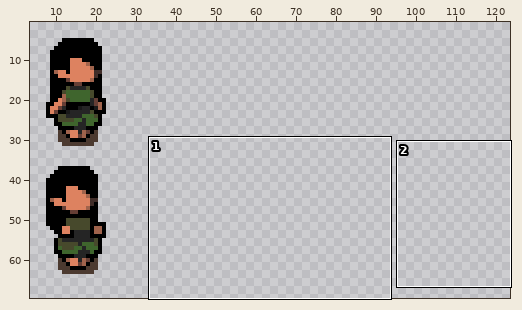
Sprite sheet -- Assets/Sprites/NPC_Girl.png. Above: a wide view before the commit, with the close-up outlined.
Close-up. Old version:
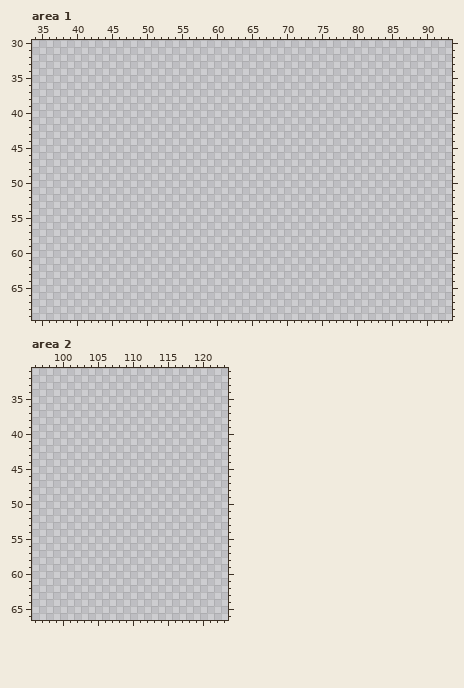
The file is 128x128 pixels. Shown: area 1: x 34..93, y 30..69; area 2: x 96..123, y 31..66. The wide view leaves out empty margins.
Palette (. is transparent): 
After the commit:
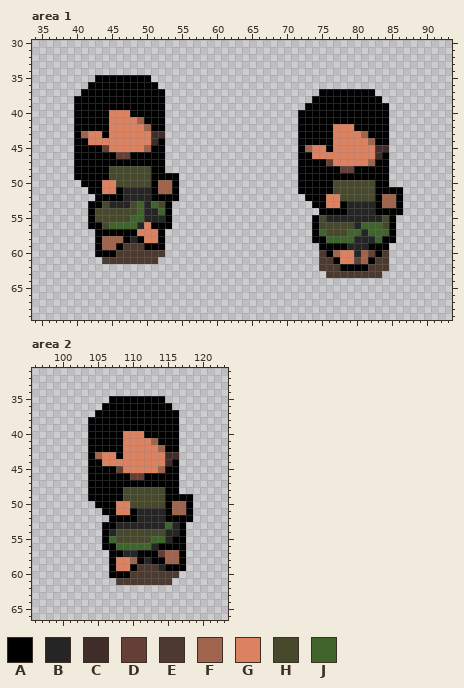
Colours new in this view: A #000000  B #252525  C #402d29  D #653e35  E #4c3a30  F #a0634c  G #dd8260  H #47492c  J #3f652d
Diff:
Changed rows in their new state; - is an unchanged pixel.
Area 1:
first column x 40:
35 ---AAAAAAAA------------------------------------
36 --AAAAAAAAAA-----------------------------------
37 -AAAAAAAAAAAA----------------------AAAAAAAA----
38 AAAAAAAAAAAAA---------------------AAAAAAAAAA---
39 AAAAAAAAAAAAA--------------------AAAAAAAAAAAA--
40 AAAAAGGGAAAAA-------------------AAAAAAAAAAAAA--
41 AAAAAGGGGFAAA-------------------AAAAAAAAAAAAA--
42 AAAAAGGGGGFAA-------------------AAAAAGGGAAAAA--
43 AFGGAGGGGGGCC-------------------AAAAAGGGGFAAA--
44 AAGGGGGGGGGCA-------------------AAAAAGGGGGFAA--
45 AAAADGGGGGFAA-------------------AFGGAGGGGGGCC--
46 AAAAAADDAAAAA-------------------AAGGGGGGGGGCA--
47 AAAAAAAAAAAAA-------------------AAAADGGGGGFAA--
48 AAAAAHHHHHHAA-------------------AAAAAADDAAAAA--
49 AAAAAHHHHHHAAAA-----------------AAAAAAAAAAAAA--
50 -AAAGGHHHHHAFFA-----------------AAAAAHHHHHHAA--
51 --AAGGABBBBAFFA-----------------AAAAAHHHHHHAAAA
52 ---AAAABBBBAAAA------------------AAAGGHHHHHAFFA
53 --AAHBBBHJBJHA--------------------AAGGABBBBAFFA
54 --AHHHHHHJBBJA---------------------AAAABBBBAAAA
55 --AHHHHHJJBBBA--------------------AHBBBBBBBBHA-
56 --AAHJJJJBGAAA--------------------AHHHHHBJJJHA-
57 ---AAAAAAGGGA---------------------AJHHHJJBJJJA-
58 ---AFFFABAGGA---------------------AAJJJJBBBJAA-
59 ---AFFAEEEAAA----------------------AAAABBBAAA--
60 ---AAAEEEEEEE----------------------EAFGGBFDAE--
61 ----EEEEEEEE-----------------------EEAGGDFAEE--
62 -----------------------------------EEEAAAAEEE--
63 ------------------------------------EEEEEEEE---
Area 2:
first column x 104:
35 ---AAAAAAAA----
36 --AAAAAAAAAA---
37 -AAAAAAAAAAAA--
38 AAAAAAAAAAAAA--
39 AAAAAAAAAAAAA--
40 AAAAAGGGAAAAA--
41 AAAAAGGGGFAAA--
42 AAAAAGGGGGFAA--
43 AFGGAGGGGGGCC--
44 AAGGGGGGGGGCA--
45 AAAADGGGGGFAA--
46 AAAAAADDAAAAA--
47 AAAAAAAAAAAAA--
48 AAAAAHHHHHHAA--
49 AAAAAHHHHHHAAAA
50 -AAAGGHHHHHAFFA
51 --AAGGABBBBAFFA
52 ---AAAABBBBAAAA
53 --AABBBBBBBJBA-
54 --ABHHHHHHHBBA-
55 --AJHHHHHJJBAA-
56 --AAJJJJJBAAAA-
57 ---AABBAAADFFA-
58 ---AGGFABAAFFA-
59 ---AGGAEEEBAAA-
60 ---AAAEEEEEEE--
61 ----EEEEEEEE---
Pixel boxes of the changes (left, top, right, bottom) in both close-ups:
added: (74, 75, 179, 264)
added: (298, 89, 403, 278)
added: (88, 396, 193, 585)
